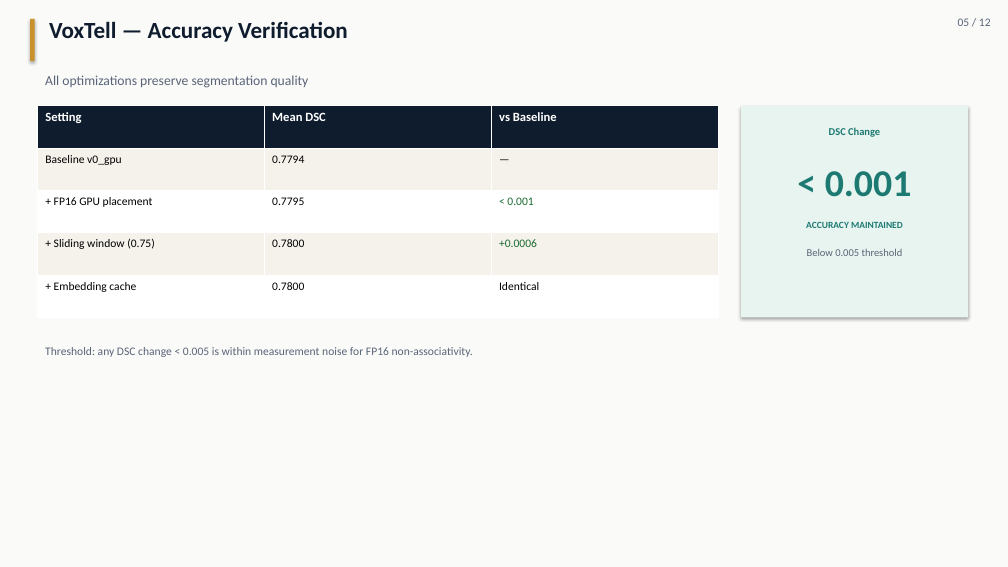
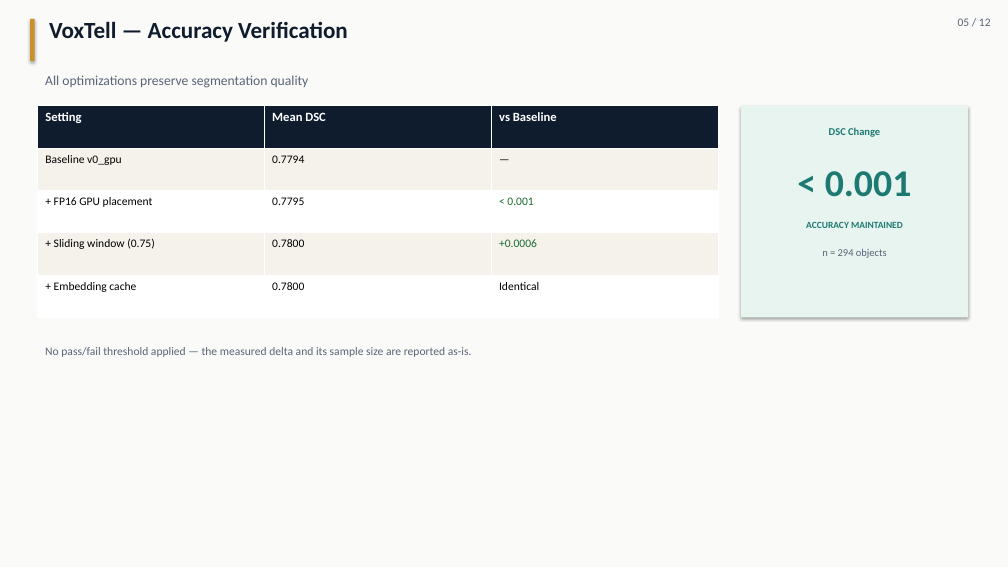
Before and after one commit to pentaexe/VoxTell-main, a slide deck: slide 5 of slides.pptx. Drawn at 1008x567 pixels with LibreOffice and Linux fonts; fonts in the diff are those of the drawing. Boxes give left, top, right and bottom in pixels: in the first picture for what was removed or moved away, otherwise in the second. Text is boxed around its words. In the diff, an @@ line names an element or a change of style, - is before the commit and + after.

```diff
--- a/slides.pptx
+++ b/slides.pptx
@@ text at bbox=[822, 249, 887, 258]: text changed @@
-Below 0.005 threshold
+n = 294 objects
@@ text at bbox=[45, 347, 472, 357]: text changed @@
-Threshold: any DSC change < 0.005 is within measurement noise for FP16 non-associativity.
+No pass/fail threshold applied — the measured delta and its sample size are reported as-is.
```
Also in this commit, not shown: 8 other slides changed, 1 other file.
